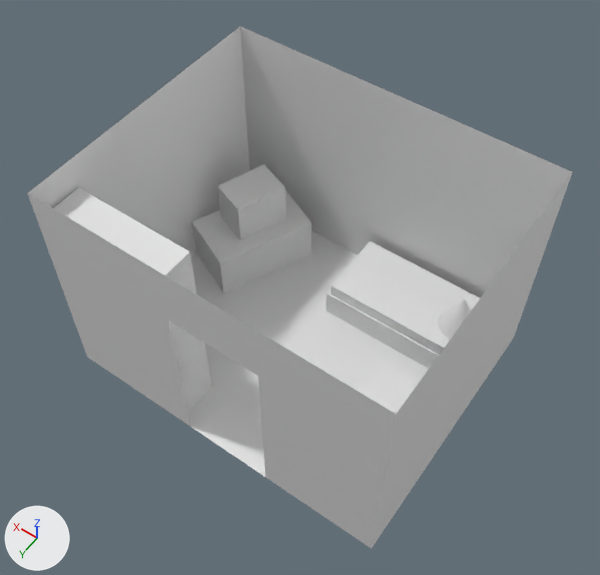
One commit to the Blender file Assets/Assets/MainMenu/GrayBox.blend: the scene before it, then after it.
One viewpoint serves both versions: a camera (50 mm lens) standing at (-16.1, 22.8, 41.6) and looking at (-0.2, 0.5, 6.5). Lighting does not change. The marker at lower left points along +X, +Y and +Z.

Names of what the first picture shows: 'BookShelf', 'Cubord', 'Dresser', 'Floor', 'Frame', 'Matress', 'Shade', 'TV', 'Walls'.
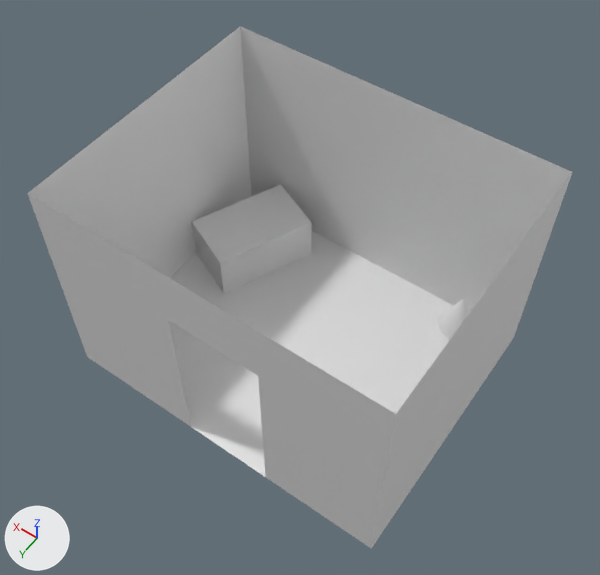
What differs and where, as boxes (x1, y1, x2, y2) in the pictures (600 x 575 px):
```json
{"object": "Matress", "change": "deleted", "before": [331, 241, 480, 354]}
{"object": "BookShelf", "change": "deleted", "before": [53, 188, 212, 413]}
{"object": "TV", "change": "deleted", "before": [217, 165, 286, 240]}
{"object": "Frame", "change": "deleted", "before": [326, 289, 439, 369]}
{"object": "Dresser", "change": "unchanged, covered by the edit", "before": [355, 358, 420, 408]}
```

Edits to the scene script, one JSON object a line:
```json
{"op": "remove", "block": "ob_bookshelf", "code": ["ob_bookshelf = bpy.data.objects.new('BookShelf', me_cube_004)", "ob_bookshelf.location = (6.26, 6.63, 6.02)", "ob_bookshelf.rotation_euler = (0.0, 0.0, 1.571)  # degrees (0, 0, 90)", "ob_bookshelf.scale = (1.32, 3.6, 6.03)"]}
{"op": "remove", "block": "ob_tv", "code": ["ob_tv = bpy.data.objects.new('TV', me_cube_006)", "ob_tv.location = (7.01, -4.53, 4.37)", "ob_tv.rotation_euler = (0.0, 0.0, -1.929)  # degrees (0, 0, -111)", "ob_tv.scale = (1.67, 1.19, 1.38)"]}
{"op": "remove", "block": "ob_frame", "code": ["ob_frame = bpy.data.objects.new('Frame', me_cube_010)", "ob_frame.location = (-4.5, -5.32, 0.86)", "ob_frame.rotation_euler = (0.0, 0.0, -1.571)  # degrees (0, 0, -90)", "ob_frame.scale = (2.26, 4.89, 0.873)"]}
{"op": "remove", "block": "ob_matress", "code": ["ob_matress = bpy.data.objects.new('Matress', me_cube_002)", "ob_matress.location = (-4.5, -5.32, 2.13)", "ob_matress.rotation_euler = (0.0, 0.0, -1.571)  # degrees (0, 0, -90)", "ob_matress.scale = (2.16, 4.66, 0.437)"]}
```
